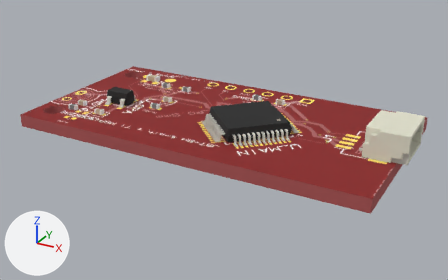
Renders of the glTF model public/viewer/jst-sh__msp430fr2355__photodiode/3d.glb from each side of a commit.
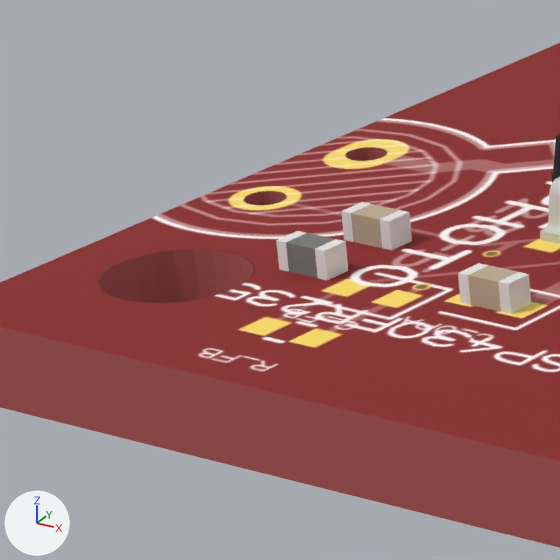
The first picture shows the older version from a 50 mm camera at (31.1, -56.3, 26.0) aimed at (0.9, -1.3, -1.5). The close-ups show the older and then the newer version on the part from 7% to 24% of the width and 25% to 53% of the height of that picture. Only the edits that show in the close-ups are written down. Arrows for +X, +Y and +Z are at lower left; the lights stay in place.

Objects in the first close-up: 'Box0', 'C_FB', 'C_OPA', 'R_FB', 'U_OPA'.
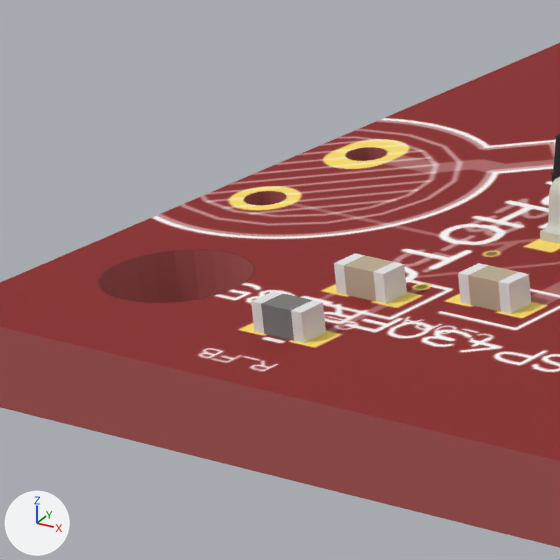
Where the change shows, as pixel boxes (x1, y1, x2, y2) in the close-ups (560 x 560 px):
'R_FB', moved: before (276, 231, 348, 280); after (251, 291, 326, 343)
'C_FB', moved: before (341, 202, 412, 250); after (334, 253, 407, 304)

Patch to the scene script:
```diff
--- a/public/viewer/jst-sh__msp430fr2355__photodiode/3d.glb.py
+++ b/public/viewer/jst-sh__msp430fr2355__photodiode/3d.glb.py
@@ ob_r_fb @@
 ob_r_fb = bpy.data.objects.new('R_FB', me_r_reset)
-ob_r_fb.location = (-16.0, -6.25, 0.7)
+ob_r_fb.location = (-14.5, -8.5, 0.7)
@@ ob_c_fb @@
 ob_c_fb = bpy.data.objects.new('C_FB', me_c_main)
-ob_c_fb.location = (-16.0, -4.7, 0.7)
+ob_c_fb.location = (-14.5, -6.6, 0.7)
```
